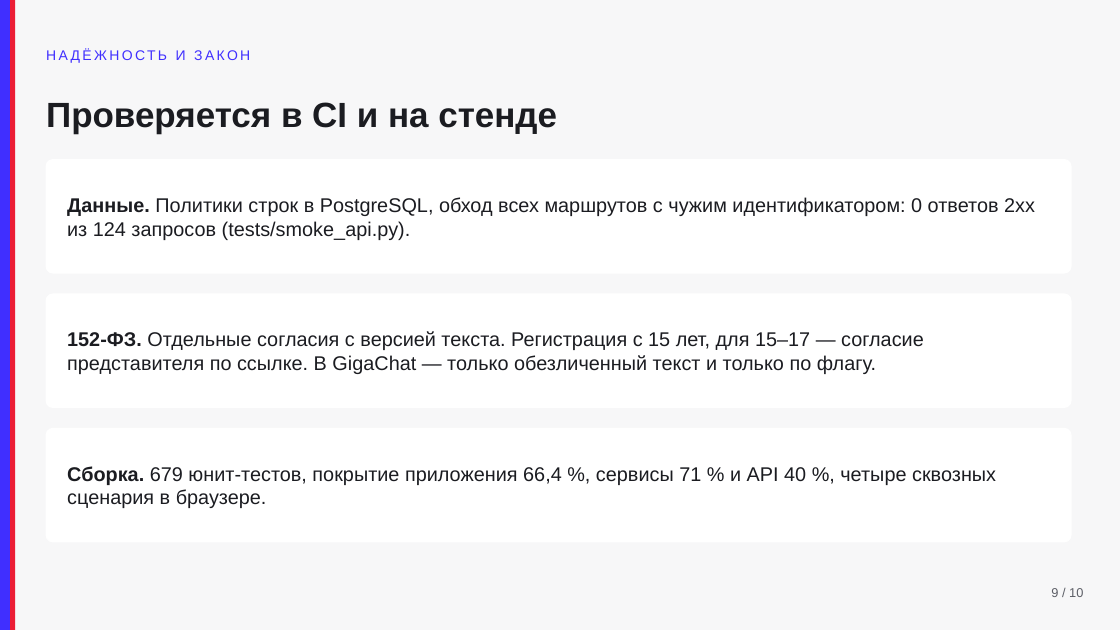
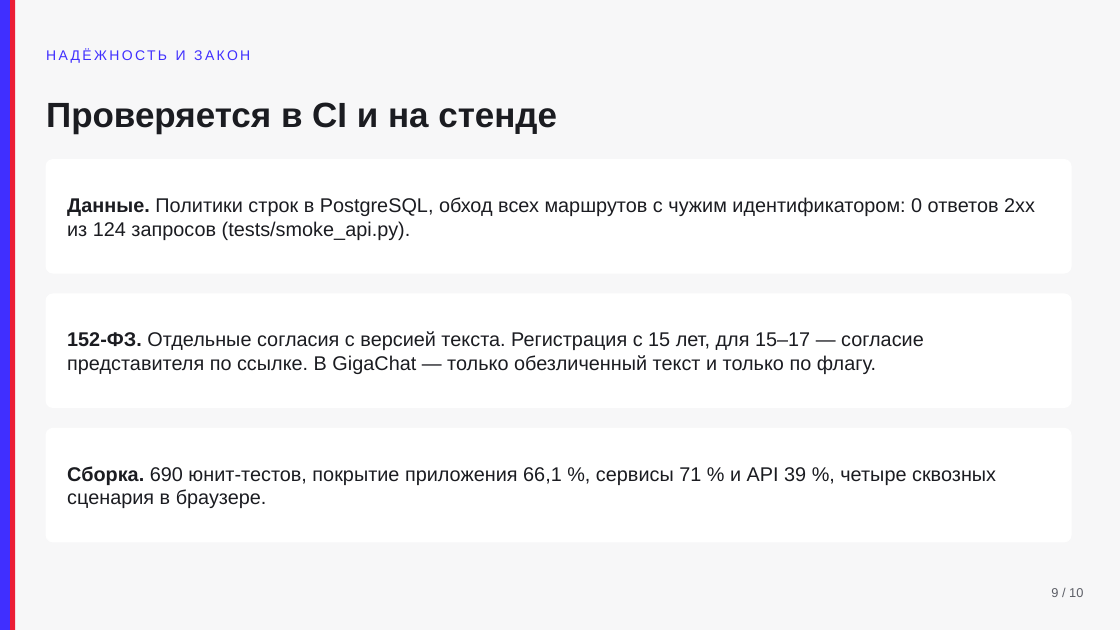
Before and after one commit to KonkovDV/fsp-talent, a slide deck: slide 9 of docs/pitch.pptx. Drawn at 1120x630 pixels with LibreOffice and Linux fonts; fonts in the diff are those of the drawing. Boxes give left, top, right and bottom in pixels: in the first picture for what was removed or moved away, otherwise in the second. Text is boxed around its words. In the diff, an @@ line names an element or a change of style, - is before the commit and + after.

Commit message:
Поправить цифры сборки после слияния: 690 тестов и покрытие 66,1 %.

```diff
--- a/docs/pitch.pptx
+++ b/docs/pitch.pptx
@@ text at (67,466,996,508): text changed @@
-Сборка. 679 юнит-тестов, покрытие приложения 66,4 %, сервисы 71 % и API 40 %, четыре сквозных сценария в браузере.
+Сборка. 690 юнит-тестов, покрытие приложения 66,1 %, сервисы 71 % и API 39 %, четыре сквозных сценария в браузере.
```
Also in this commit, not shown: 6 other files.
